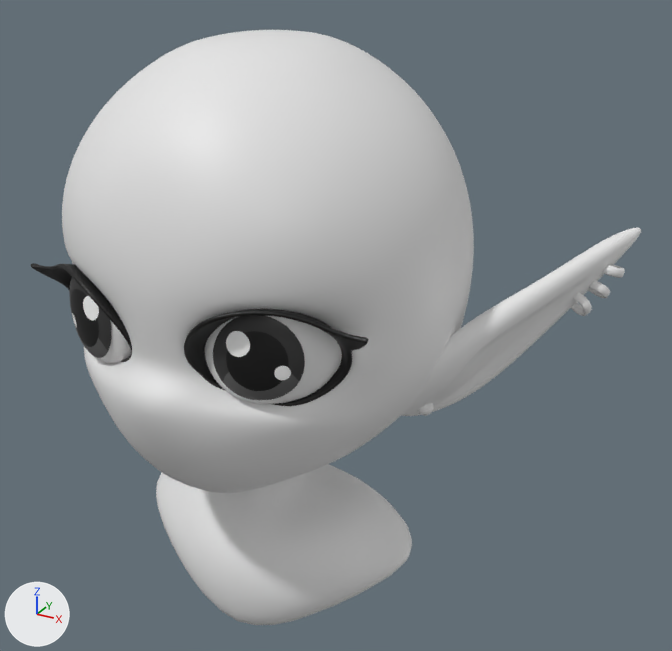
The Blender file Scenes/portrait11.blend as it was, and as the next commit left it.
One viewpoint serves both versions: a camera (50 mm lens) standing at (2.61, -3.97, 3.34) and looking at (0.29, 0.25, 1.23). Every picture has the same lights, and +X, +Y and +Z are marked at lower left.

Names of what the first picture shows: 'chest', 'eyelashes2', 'eyes', 'head', 'pupil_L', 'pupil_R'.
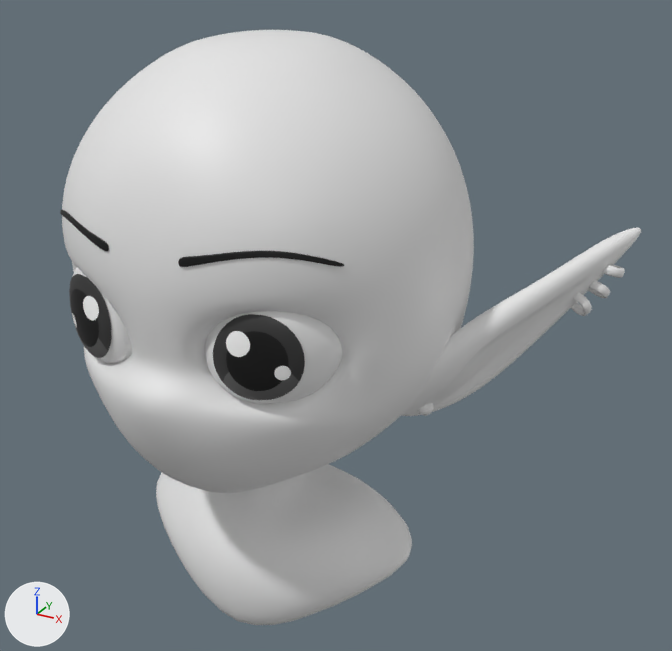
Pixel boxes (x1, y1, x2, y2) of what changed, in the pictures (672 x 651 px):
'eyelashes2', hidden (black)
    before: (31, 263, 369, 406)
'eyebrows1', shown (black)
    after: (60, 210, 344, 267)

The change, as a diff of the scene's bpy script:
```diff
--- a/Scenes/portrait11.blend.py
+++ b/Scenes/portrait11.blend.py
@@ ob_eyebrows1 @@
 _m = ob_eyebrows1.modifiers.new('Subdivision.001', 'SUBSURF')
 _m.levels = 2
-ob_eyebrows1.hide_set(True)
@@ ob_eyelashes2 @@
 _m = ob_eyelashes2.modifiers.new('Subdivision', 'SUBSURF')
 _m.use_limit_surface = False
+ob_eyelashes2.hide_set(True)
```
